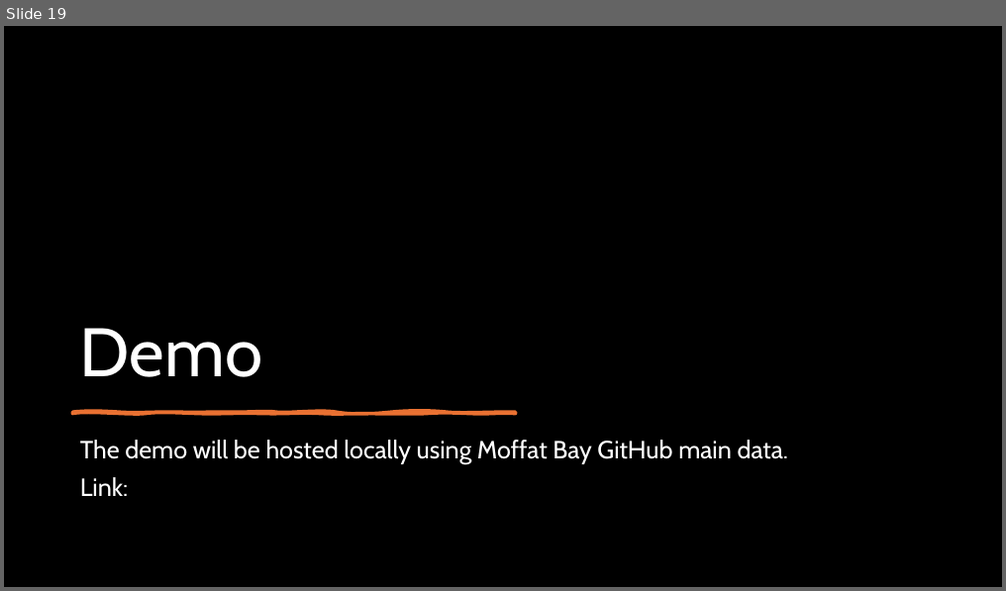
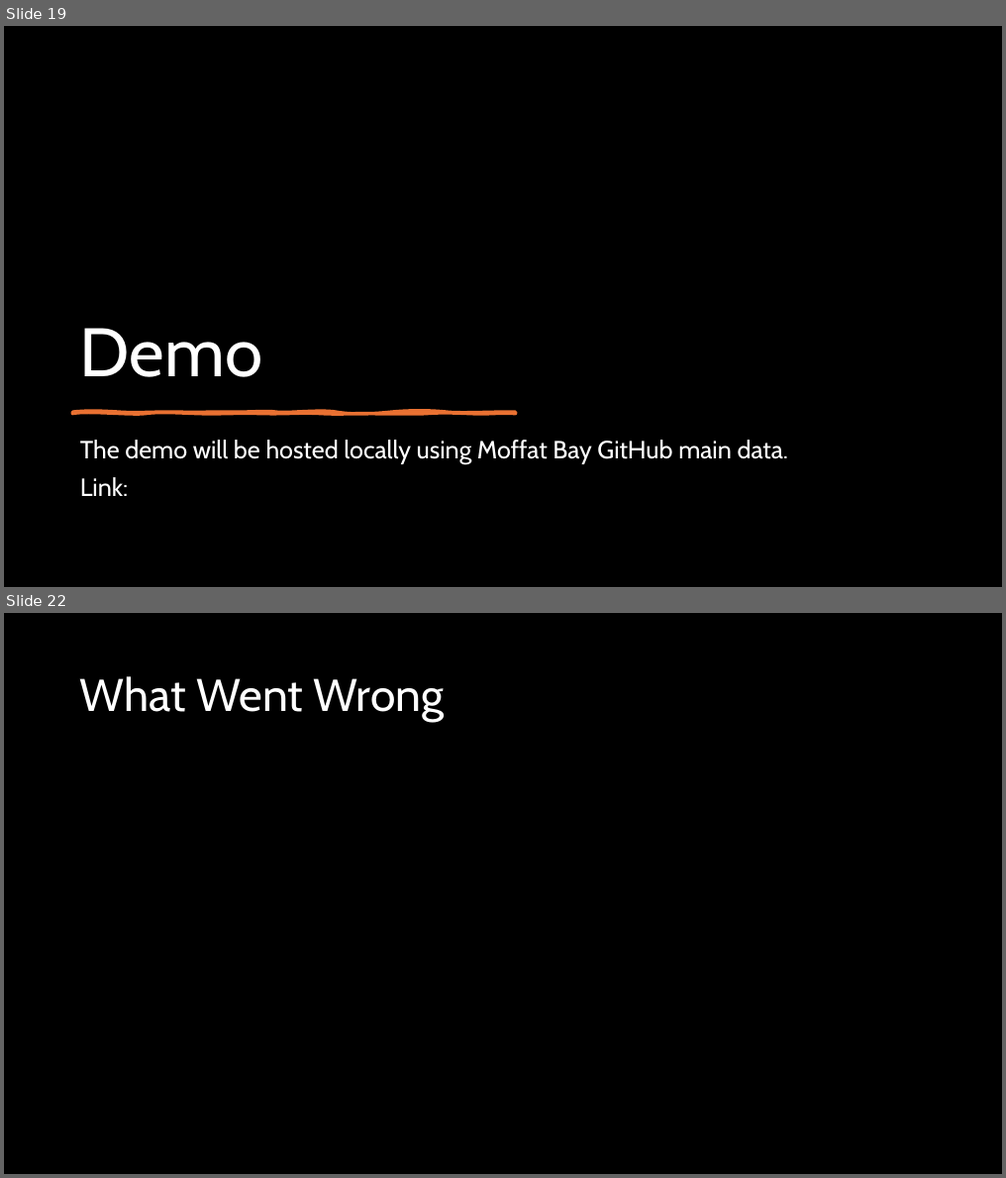
Before and after one commit to falkreon/MoffatBay, a slide deck: presentation/Moffat-Bay-Lodge.pptx. Shown one above the other, each under a label of ours: slide 19 before the commit, slides 19 and 22 after it; the slides between them are not shown. The pictures are 1006x591 and 1006x1178 pixels, drawn with LibreOffice and Linux fonts; fonts in the diff are those of the drawing. Boxes give left, top, right and bottom in pixels: in the first picture for what was removed or moved away, otherwise in the second. Text is boxed around its words. In the diff, an @@ line names an element or a change of style, - is before the commit and + after.

```diff
--- a/presentation/Moffat-Bay-Lodge.pptx
+++ b/presentation/Moffat-Bay-Lodge.pptx
@@ slide 22 added at box(4, 613, 1002, 1174), background #000000 @@
@@ title added at box(80, 676, 445, 722), 44 pt, text #FFFFFF @@
+What Went Wrong
```
Also in this commit, not shown: 2 slides changed, 7 other slides added, 2 slides removed.
